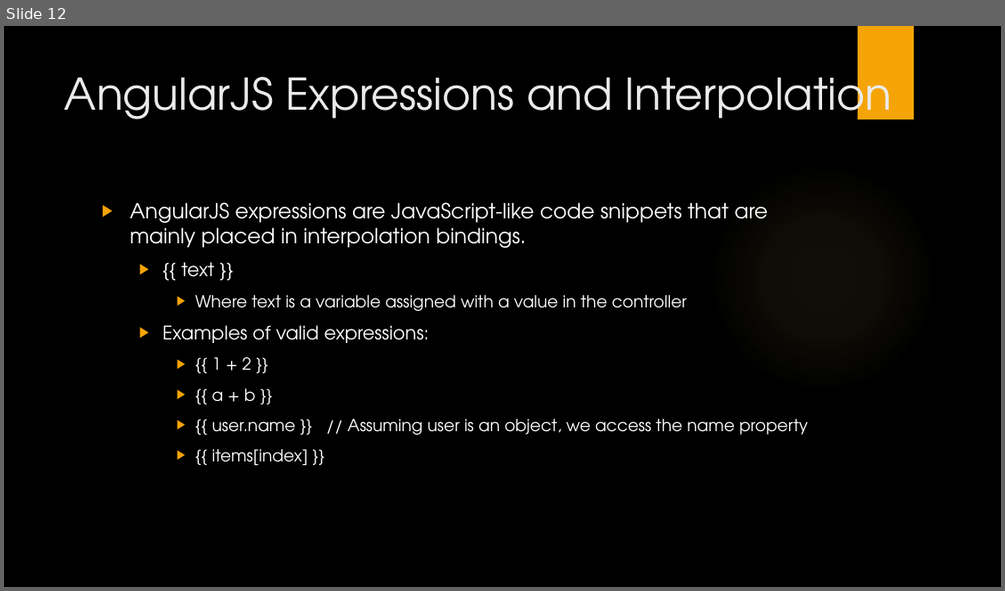
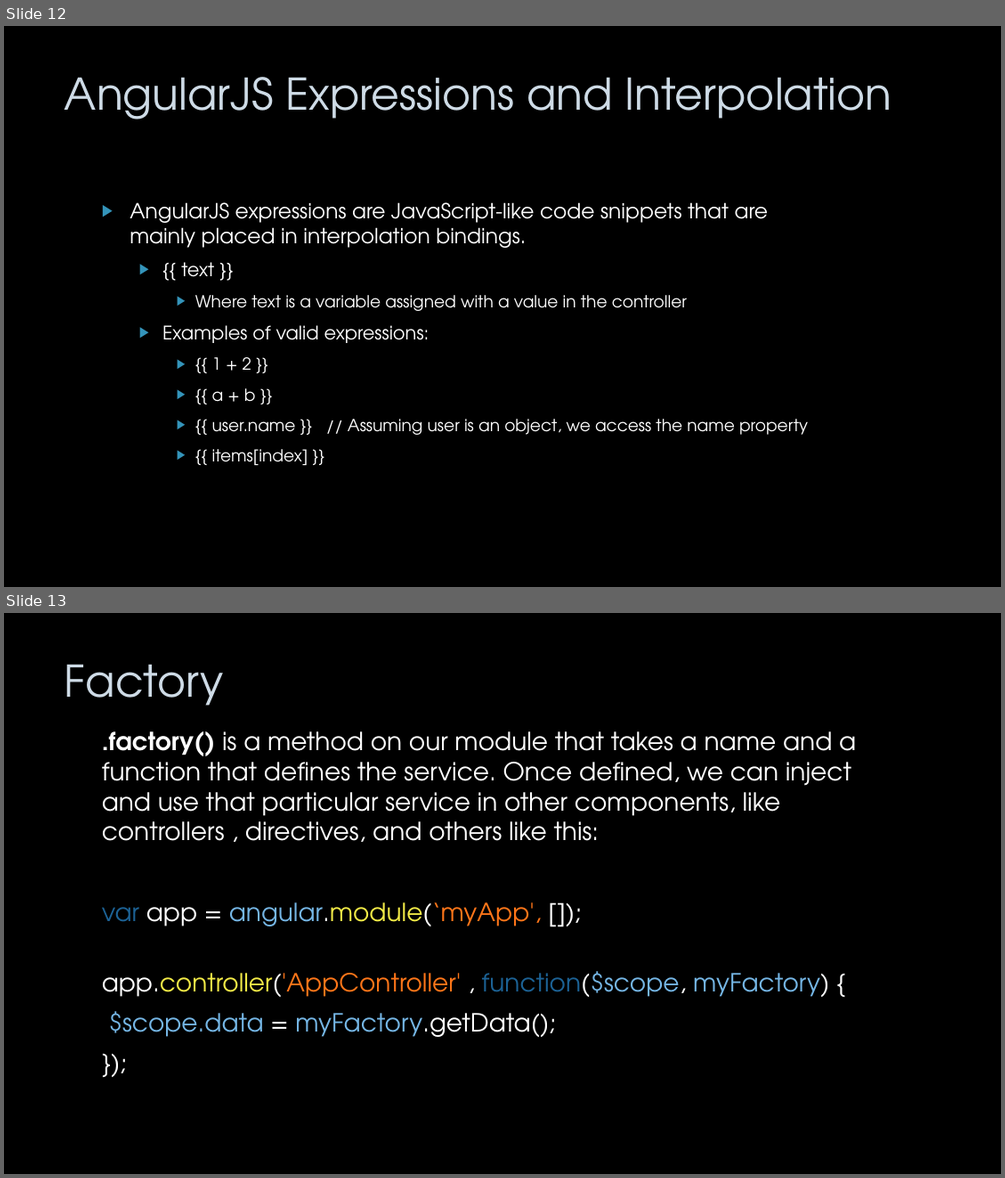
Before and after one commit to cerinoligutom/AngularJS-Presentation, a slide deck: AngularJS-Slides.pptx. Shown one above the other, each under a label of ours: slide 12 before the commit, slides 12 and 13 after it. The pictures are 1005x591 and 1005x1178 pixels, drawn with LibreOffice and Linux fonts; fonts in the diff are those of the drawing; background and template pictures are left out. Boxes give left, top, right and bottom in pixels: in the first picture for what was removed or moved away, otherwise in the second. Text is boxed around its words. In the diff, an @@ line names an element or a change of style, - is before the commit and + after.

Commit message:
Slides Update

```diff
--- a/AngularJS-Slides.pptx
+++ b/AngularJS-Slides.pptx
@@ slide 13 added at <box>4,613,1001,1174</box>, background picture (left out) @@
@@ title added at <box>65,664,224,706</box>, 42 pt, text #CEDBE6 @@
+Factory
@@ text added at <box>102,731,856,1037</box>, 24 pt, text #FFFFFF @@
+.factory() is a method on our module that takes a name and a function that defines the service. Once defined, we can inject and use that particular service in other components, like controllers , directives, and others like this:
+var app = angular.module(‘myApp', []);
+app.controller('AppController' , function($scope, myFactory) {
+$scope.data = myFactory.getData();
+});
@@ slide 12 changed as well @@
@@ rectangle removed at <box>858,26,914,119</box> @@
@@ title "AngularJS Expressions and Interpolation" at <box>65,77,892,119</box>: text colour #EBEBEB to #CEDBE6 @@
@@ ellipse removed at <box>708,163,938,394</box> @@
@@ text "AngularJS expressions are JavaScript-like code ..." at <box>129,202,808,465</box>: bullet colour #F5A408 to #3494BA @@
```
Also in this commit, not shown: 10 other slides changed, 3 other slides added, 1 slide removed.
